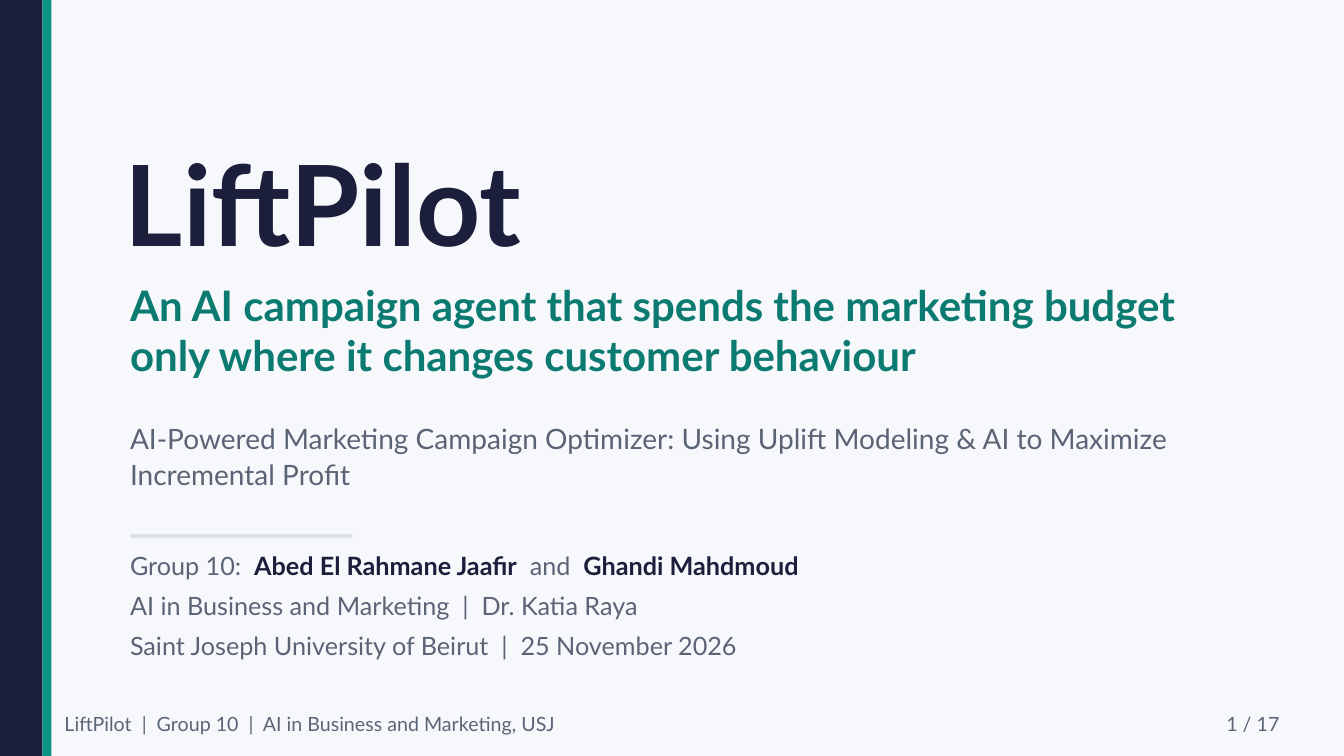
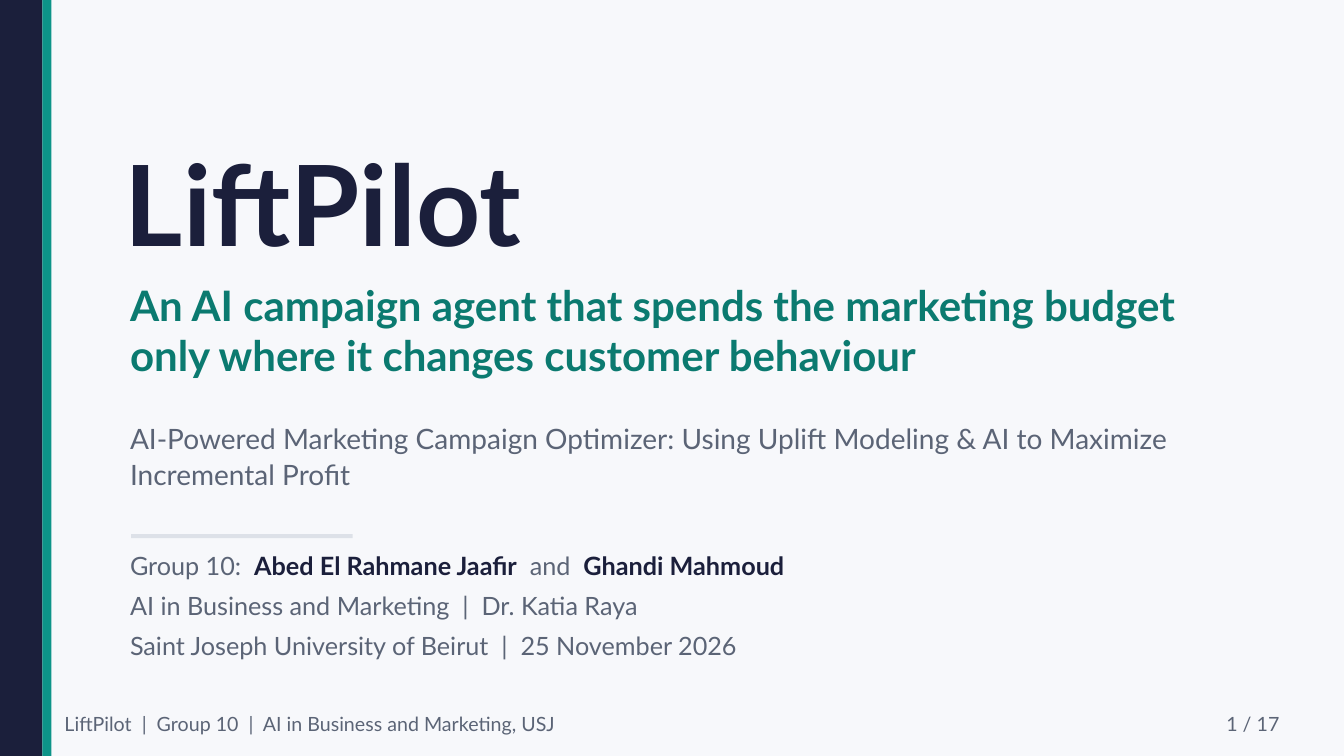
Before and after one commit to abed-r-j/liftpilot, a slide deck: slide 1 of docs/presentation/LiftPilot.pptx. Drawn at 1344x756 pixels with LibreOffice and Linux fonts; fonts in the diff are those of the drawing. Boxes give left, top, right and bottom in pixels: in the first picture for what was removed or moved away, otherwise in the second. Text is boxed around its words. In the diff, an @@ line names an element or a change of style, - is before the commit and + after.

```diff
--- a/docs/presentation/LiftPilot.pptx
+++ b/docs/presentation/LiftPilot.pptx
@@ text at (130, 556, 785, 579): text changed @@
-Group 10: Abed El Rahmane Jaafir and Ghandi Mahdmoud
+Group 10: Abed El Rahmane Jaafir and Ghandi Mahmoud
```
Also in this commit, not shown: 1 other slide changed, 10 other files.
